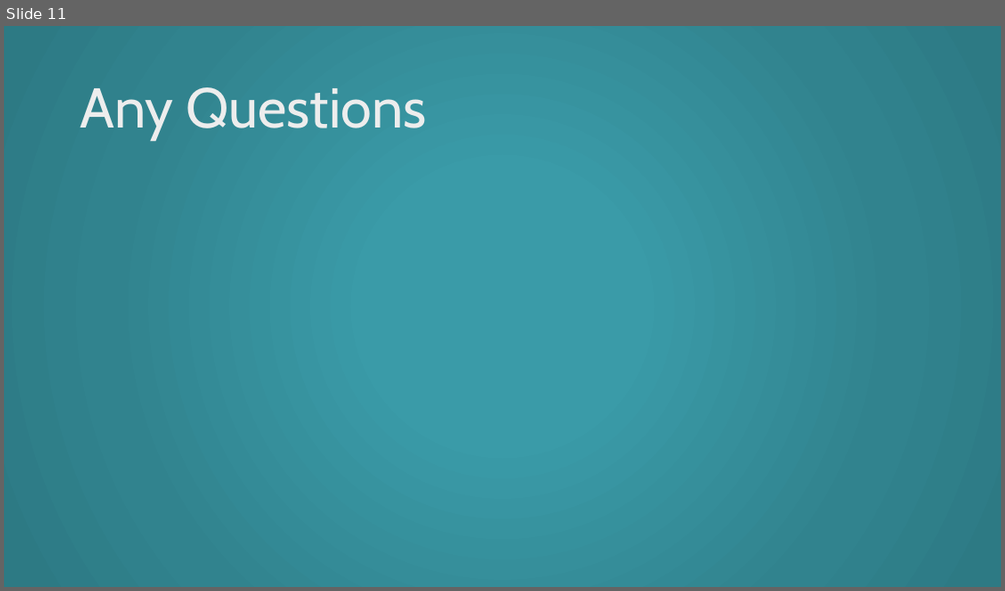
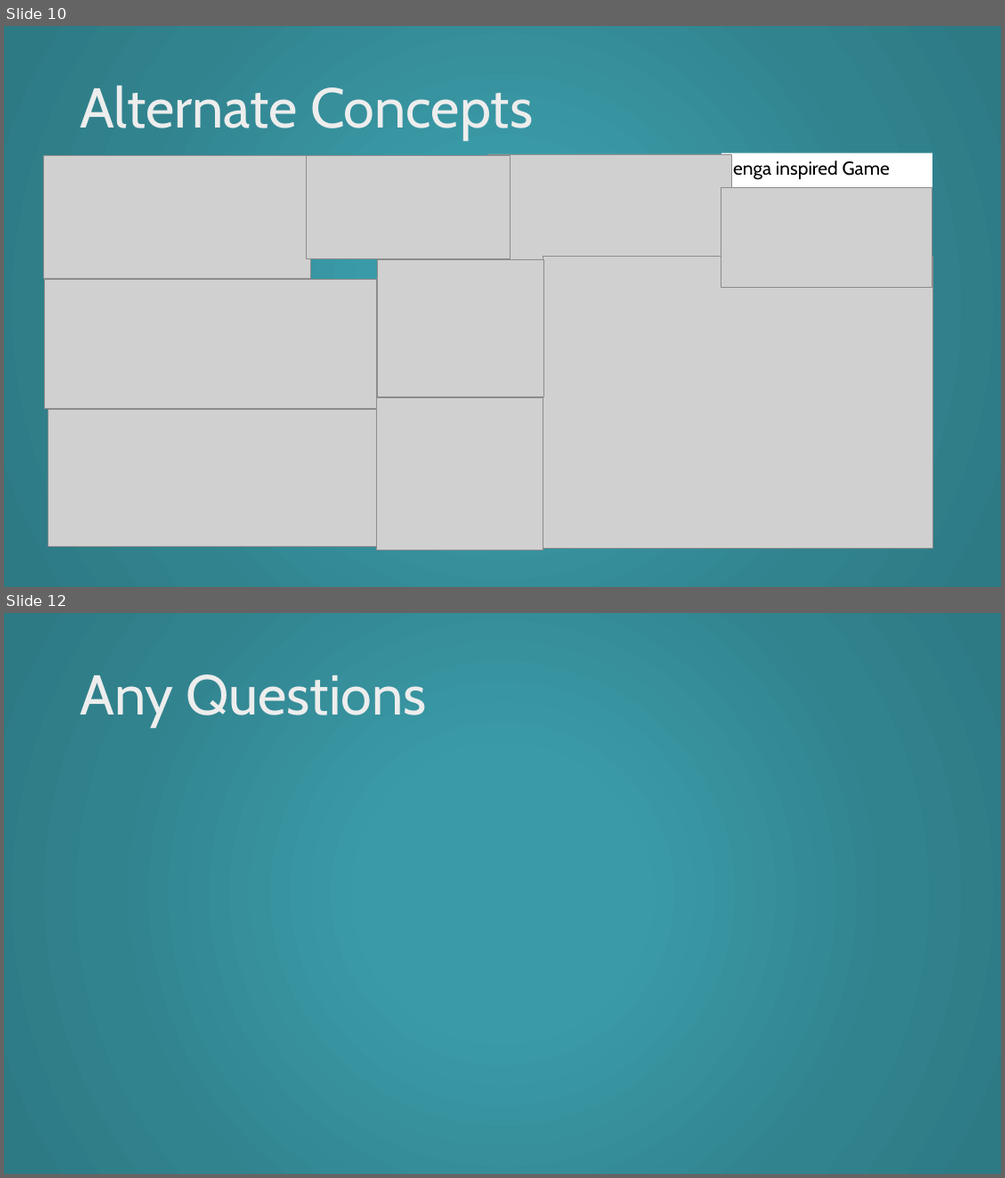
Before and after one commit to UoSGroupProjects1718/mgp-l4-5-group-2, a slide deck: LEVEL 4 & 5.pptx. Shown one above the other, each under a label of ours: slide 11 before the commit, slides 10 and 12 after it; the slides between them are not shown. The pictures are 1005x591 and 1005x1178 pixels, drawn with LibreOffice and Linux fonts; fonts in the diff are those of the drawing; grey boxes stand for pictures. Boxes give left, top, right and bottom in pixels: in the first picture for what was removed or moved away, otherwise in the second. Text is boxed around its words. In the diff, an @@ line names an element or a change of style, - is before the commit and + after.

Commit message:
Powerpoint and images

```diff
--- a/LEVEL 4 & 5.pptx
+++ b/LEVEL 4 & 5.pptx
@@ slide 10 added at (4,26,1001,587), background gradient #3A9BA8 to #31828E to #2E7A84 @@
@@ title added at (80,85,533,141), 54 pt, text gradient #BFBFBF to #EDEDED to #FFFFFF @@
+Alternate Concepts
@@ picture added at (44,155,310,278) @@
@@ picture added at (306,155,511,258) @@
@@ picture added at (488,154,732,259) @@
@@ rectangle added at (721,153,932,206), fill #FFFFFF, 18 pt, text #000000 @@
+Jenga inspired Game
@@ picture added at (721,187,932,287) @@
@@ picture added at (378,259,544,396) @@
@@ picture added at (543,256,933,548) @@
@@ picture added at (44,279,376,408) @@
@@ picture added at (377,398,543,550) @@
@@ picture added at (48,410,376,547) @@
@@ what was slide 11 is now slide 12 @@
```
Also in this commit, not shown: 5 slides changed, 5 other slides added, 5 slides removed, 6 other files.
